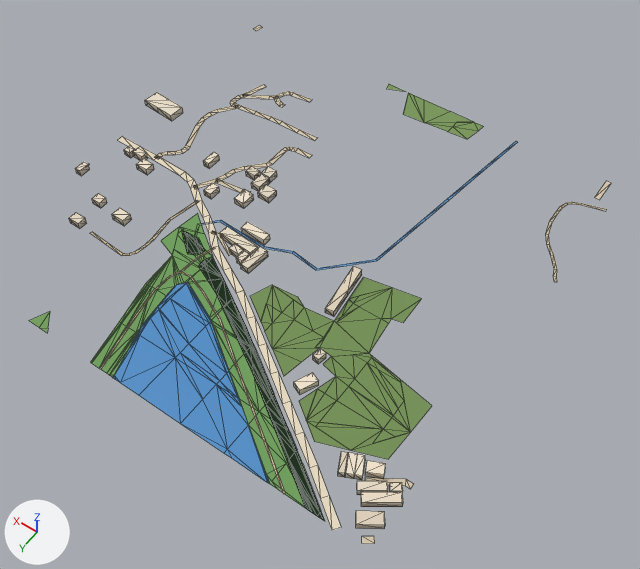
Renders of the glTF model public/assets/bengaluru-region-v1/tiles/t24_-37-l0.glb from each side of a commit.
The view is the same before and after, from a 50 mm lens placed at (11872.0, -17755.0, 700.0), pointed at (12206.0, -18223.0, -35.0). Lighting does not change. The marker at lower left points along +X, +Y and +Z. The first picture is the older version. Mesh edges are drawn as thin lines. Vertices at exactly the same position are counted once.

In view in the first picture: 'building', 'ground', 'water'.
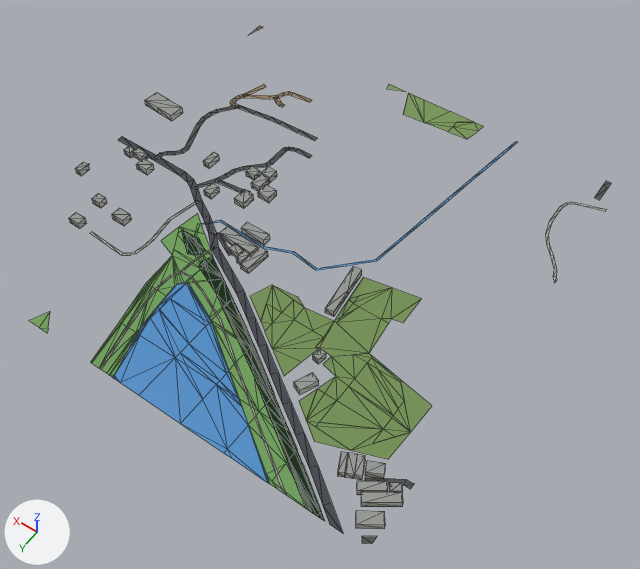
Location of each change, (x1, y1, x2, y2) in pixels of the pictures (640 x 569 px; the box of a moved part takes in the faces that stretch with it):
'ground', reshaped
    before: (29, 25, 611, 544)
    after: (29, 26, 611, 544)
part 1 of me_building, recoloured
    both: (69, 92, 403, 529)
part 2 of me_ground, moved or reshaped
    before: (252, 411, 410, 544)
    after: (252, 411, 414, 544)
part 3 of me_ground, added
    after: (594, 181, 611, 200)
part 4 of me_ground, added
    after: (100, 339, 120, 369)
part 5 of me_ground, recoloured
    both: (90, 84, 581, 544)

The change, as a list of edits to the scene's bpy script:
```text
Change me_building:
    used by ob_building; location = (12000.0, -18500.0, 0.0)
    remove me_building.from_pydata(...)  # 260 vertices, 327 faces; spans x -3.0..515.0, y 181.0..490.0, z 0.0..8.0
    add me_building.from_pydata(...)  # 260 vertices, 394 faces; spans x -3.0..515.0, y 181.0..490.0, z 0.0..8.0
    me_building part 1: 327 kept faces spanning x -3.0..515.0, y 181.0..490.0, z 0.0..8.0 get new vertex colours
Change me_ground:
    used by ob_ground; location = (12000.0, -18500.0, 0.0)
    remove me_ground.from_pydata(...)  # 520 vertices, 581 faces; spans x -2.0..503.0, y -1.0..503.0, z 1.0
    add me_ground.from_pydata(...)  # 525 vertices, 586 faces; spans x 0.0..500.0, y 0.0..500.0, z 1.0
    me_ground part 2: 4 vertices moved from x -2.0..132.0, y 468.0..492.0, z 1.0 to x 0.0..124.0, y 473.0..493.0, z 1.0; 9 vertices removed from x 5.0..108.0, y 435.0..503.0, z 1.0; 9 vertices added at x 6.0..94.0, y 435.0..500.0, z 1.0
    me_ground part 3: 2 vertices added at x 12.0..18.0, y 8.0, z 1.0
    me_ground part 4: 2 vertices added at x 300.0..302.0, y 488.0, z 1.0
    me_ground part 5: 204 kept faces spanning x 0.0..500.0, y 47.0..498.0, z 1.0 get new vertex colours; the middle colour goes from beige #d7c9ae to dark grey #535556
    other edits to the shape of me_ground do not show in these pictures
```
